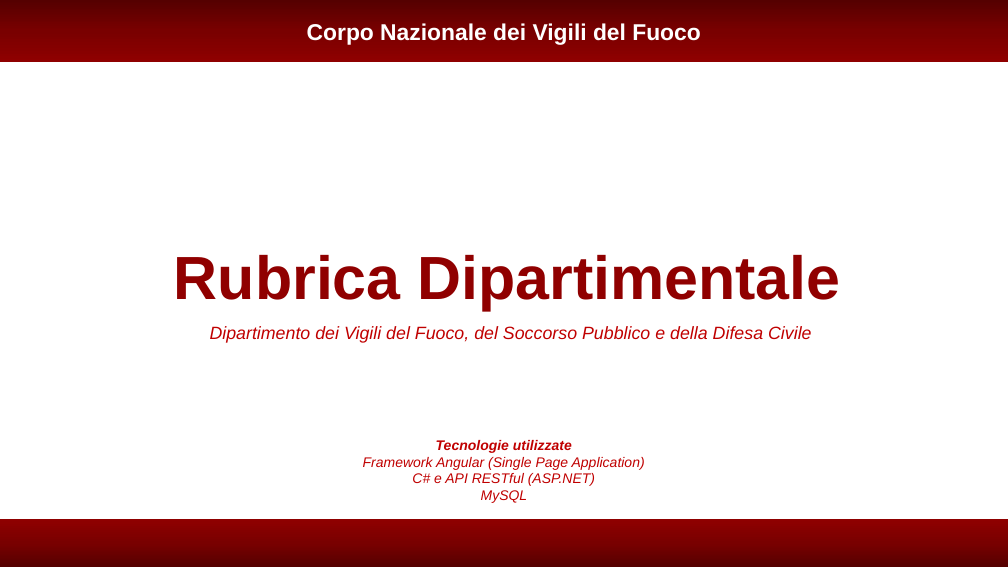
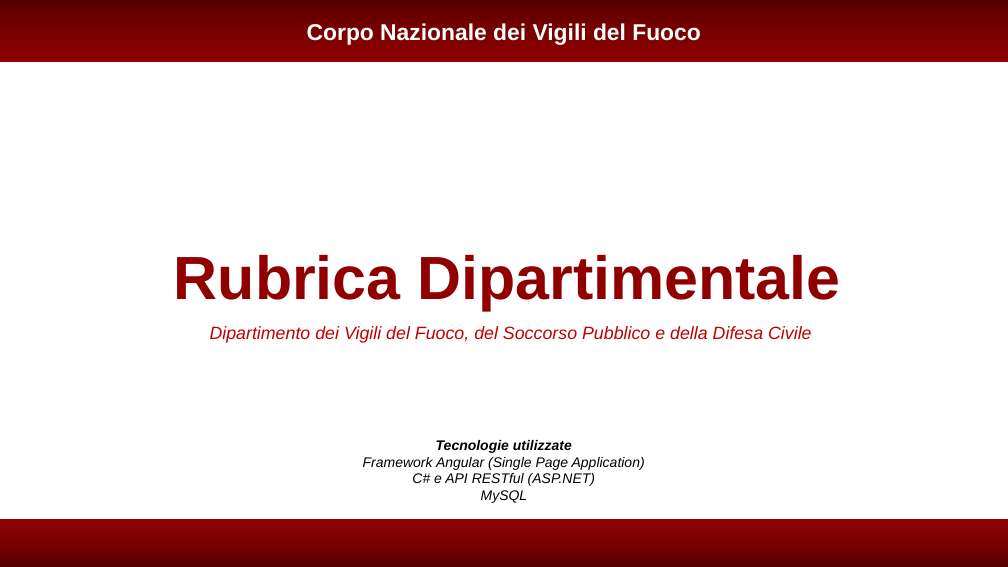
Before and after one commit to VVF334665/rubrica_dipartimentale, a slide deck: slide 1 of doc/presentazioneRubricaDipartimentale.pptx. Drawn at 1008x567 pixels with LibreOffice and Linux fonts; fonts in the diff are those of the drawing; background and template pictures are left out. Boxes give left, top, right and bottom in pixels: in the first picture for what was removed or moved away, otherwise in the second. Text is boxed around its words. In the diff, an @@ line names an element or a change of style, - is before the commit and + after.

```diff
--- a/doc/presentazioneRubricaDipartimentale.pptx
+++ b/doc/presentazioneRubricaDipartimentale.pptx
@@ text "Tecnologie utilizzate" at <box>363,440,645,503</box>: text colour #C00000 to #000000 @@
```
Also in this commit, not shown: 12 other slides changed, 2 slides added, 5 other files.
